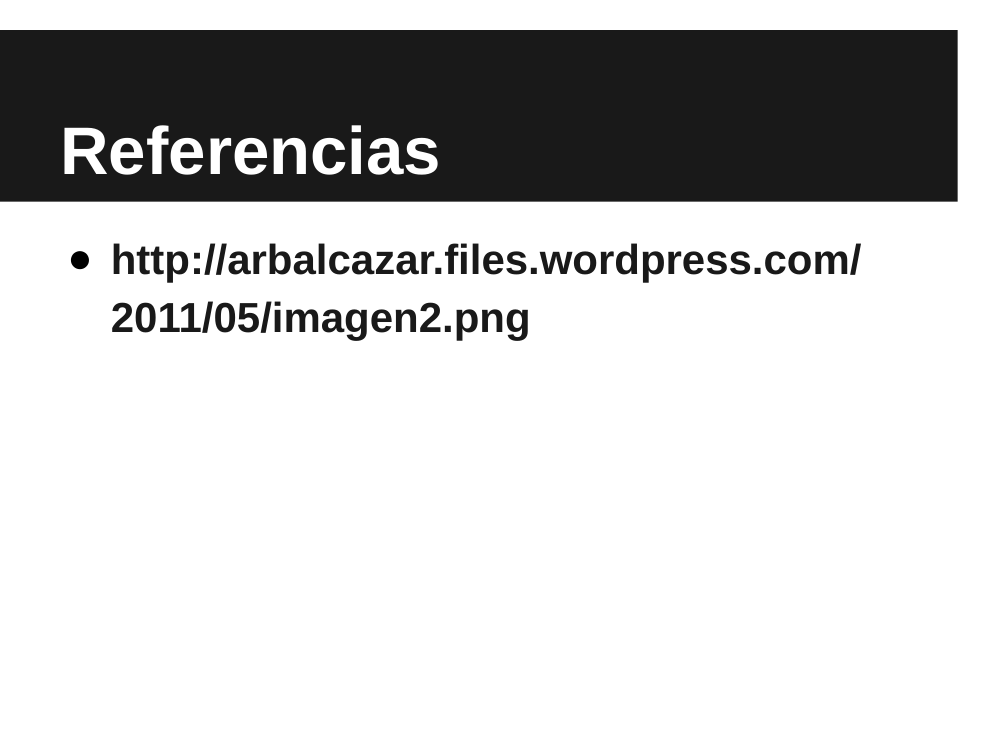
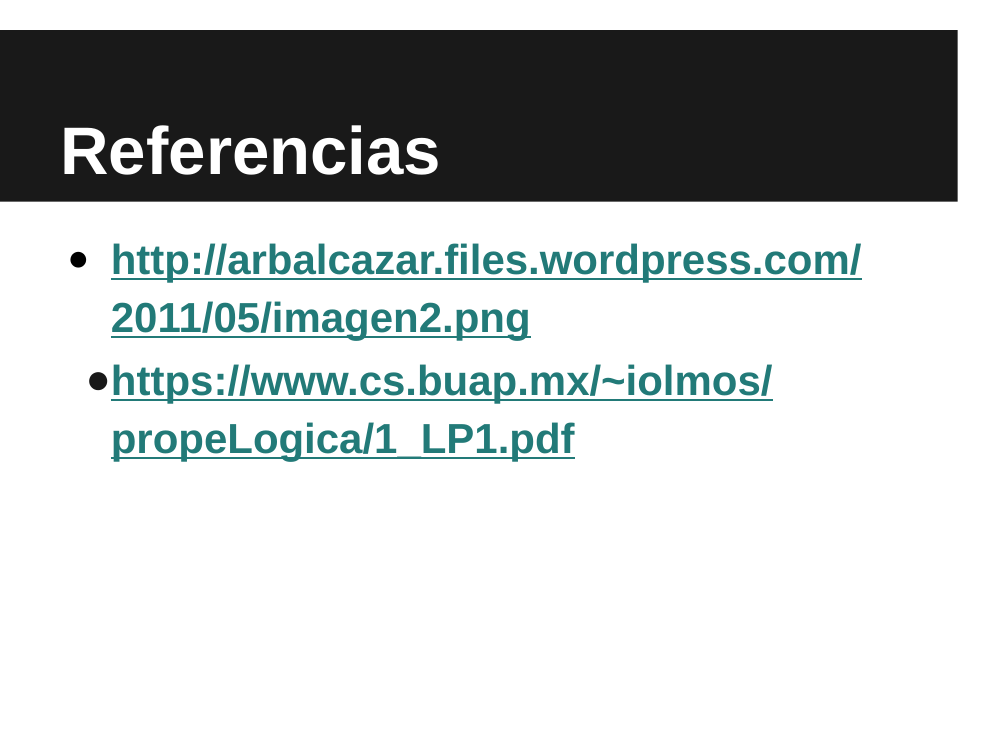
Before and after one commit to hackerschoolmty/newbies, a slide deck: slide 37 of Semana1/2. Computational Thinking/Newbies - Clase 2_ Lógica Booleana.pptx (slide 20 before the commit). Drawn at 1008x756 pixels with LibreOffice and Linux fonts; fonts in the diff are those of the drawing. Boxes give left, top, right and bottom in pixels: in the first picture for what was removed or moved away, otherwise in the second. Text is boxed around its words. In the diff, an @@ line names an element or a change of style, - is before the commit and + after.

```diff
--- a/Semana1/2. Computational Thinking/Newbies - Clase 2_ Lógica Booleana.pptx
+++ b/Semana1/2. Computational Thinking/Newbies - Clase 2_ Lógica Booleana.pptx
@@ text at (111, 243, 862, 340): text colour #191919 to #227A78, underline on in "http://arbalcazar.files.wordpress.com/2011/05/imagen2.png" @@
@@ text at (111, 364, 773, 462): paragraph added @@
+● https://www.cs.buap.mx/~iolmos/propeLogica/1_LP1.pdf
```
Also in this commit, not shown: 18 slides added, 1 slide removed, 29 other files.
